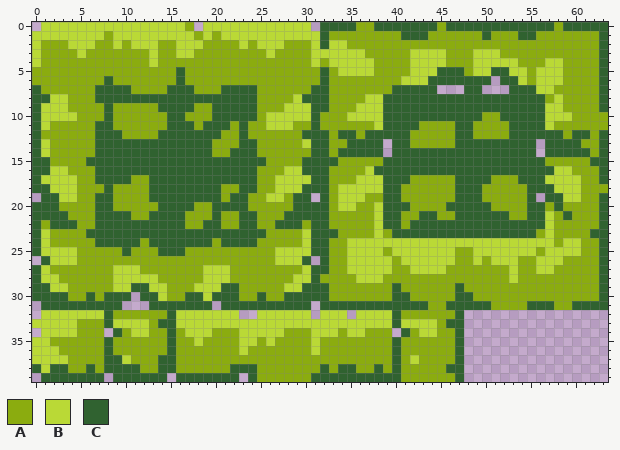
Two versions of one pixel-art sprite, res/image/wall.png. Above, as it was before the edit.
The file is 64x40 pixels.
Palette (. is transparent): A #8bac0f  B #bad936  C #306230
Pixels before (only the part around the change), first column x 36:
18 BBBCCAAAAAACCCAAAAACCCBBBAAA
19 BAACCAAAAAACCCAAAAAC.CCBBAAC
20 AABCCCAAAACCCCCAAAACCACAAAAC
21 AABCCAACCAACCCCCCAACCBACAAAC
22 AABCCACCCCCCCCCCCCCCCBAAAAAC
23 AABACCCCCCCCCCCCCCCCABAAAACC
24 BBBBBBBBBBBBBBBBBBBBBBABBAAC
25 BBBABBBBBBBAABBBBBBBABBBBAAC
26 BBBBABBBBBBAABABBBAABBBAAAAC
27 BBBBAABBBBAAAAAAABAABBAAAAAC
28 BBBAAAAAAAAAAAAAABAAAAAAAAAC
29 AAAACAAAAAACAAAAAAAAAAAAAAAC
30 AAAACCAAAAACCAAAAAAAAAAAAAAC
31 CCCCCCCCAACCCCCAAAACCCAACCCC
32 BBBBCAAAAAAC................
33 BBBBCBBBBACC................
34 BAAA.CABBAAC................
35 AAAACAAAAAAC................
36 AAAACAAAAAAC................
37 AAAACABAAAAC................
38 AACACAAAAACC................
39 CCCCCAAAAAAC................
After the commit:
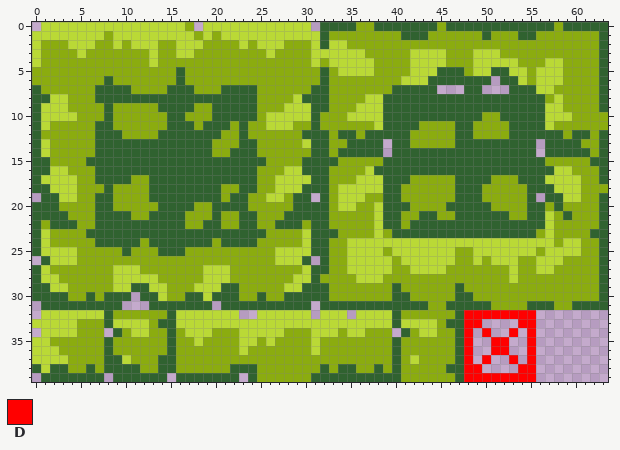
Colours new in this view: D #ff0000
Commit: 赤のバッテン追加
Diff:
Changed rows in their new state; - is an unchanged pixel.
first column x 48:
32 DDDDDDDD
33 DD----DD
34 D-D--D-D
35 D--DD--D
36 D--DD--D
37 D-D--D-D
38 DD----DD
39 DDDDDDDD
Changed places in both pictures, as pixel boxes (x1, y1, x2, y2):
added: (464, 310, 536, 382)
